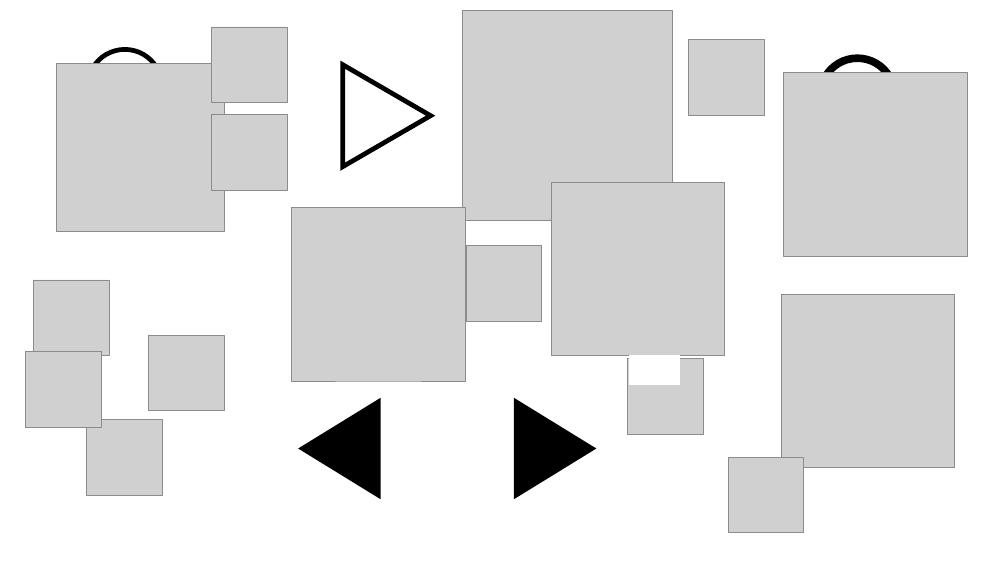
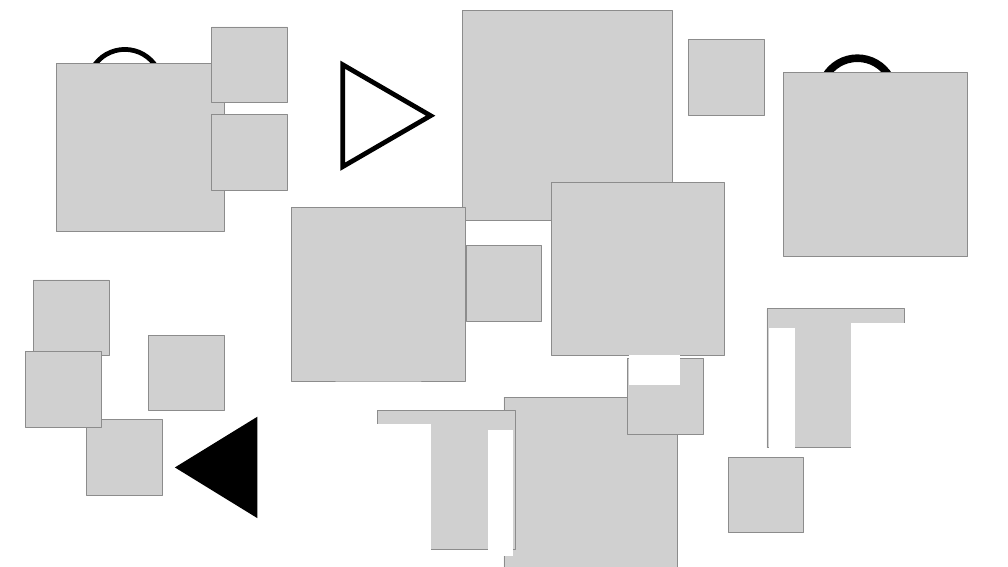
Before and after one commit to BCDA-APS/mdaviz, a slide deck: slide 1 of mdaviz/resources/icons.pptx. Drawn at 1008x567 pixels with LibreOffice and Linux fonts; fonts in the diff are those of the drawing; grey boxes stand for pictures. Boxes give left, top, right and bottom in pixels: in the first picture for what was removed or moved away, otherwise in the second. Text is boxed around its words. In the diff, an @@ line names an element or a change of style, - is before the commit and + after.

```diff
--- a/mdaviz/resources/icons.pptx
+++ b/mdaviz/resources/icons.pptx
@@ picture: place and size @@
-picture at box(781, 295, 954, 468)
+picture at box(768, 309, 905, 448)
@@ rectangle added at box(771, 329, 795, 454), fill #FFFFFF, outline #FFFFFF 1 pt @@
@@ rectangle added at box(852, 323, 906, 448), fill #FFFFFF, outline #FFFFFF 1 pt @@
@@ picture added at box(378, 411, 516, 550) @@
@@ picture added at box(504, 397, 678, 567) @@
@@ triangle removed at box(516, 402, 592, 495) @@
@@ triangle: place and size @@
-triangle at box(303, 402, 378, 495)
+triangle at box(180, 421, 255, 514)
@@ rectangle added at box(377, 425, 431, 550), fill #FFFFFF, outline #FFFFFF 1 pt @@
@@ rectangle added at box(488, 430, 513, 555), fill #FFFFFF, outline #FFFFFF 1 pt @@
```
Also in this commit, not shown: 3 other files.
